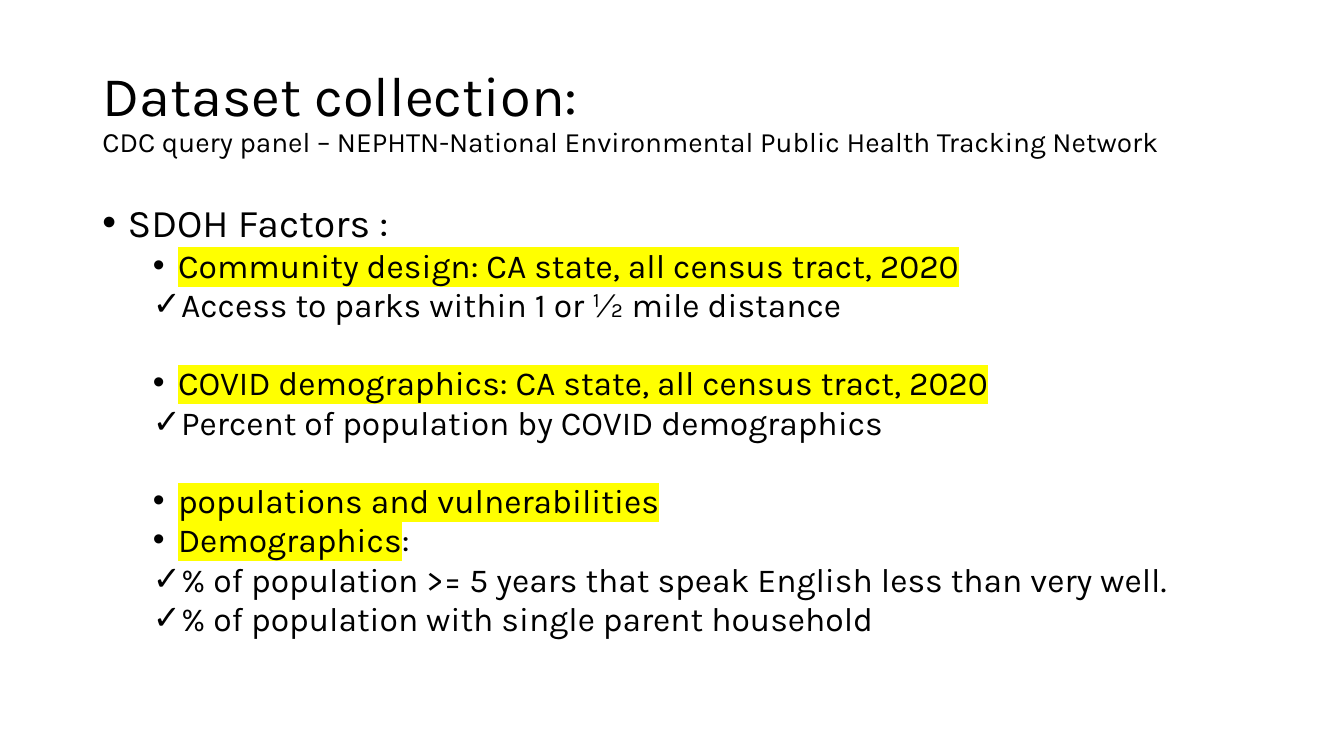
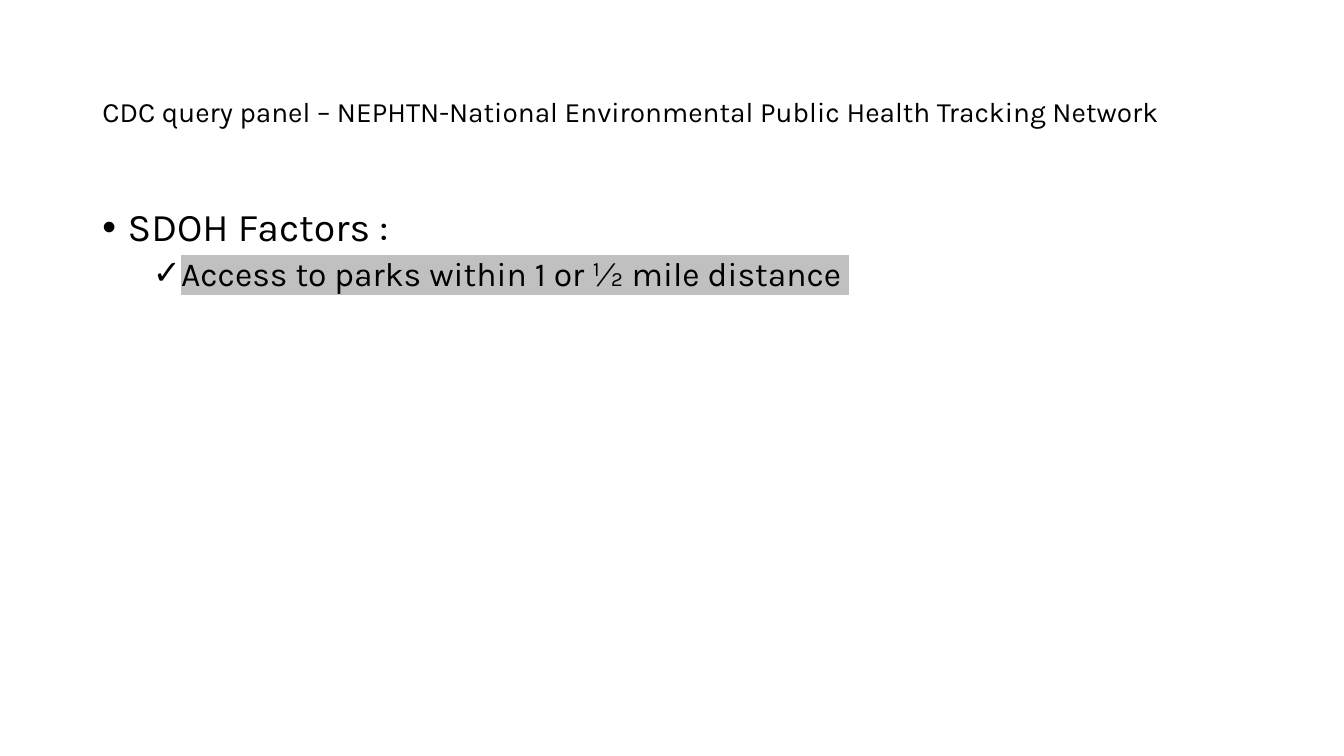
Before and after one commit to r-buch/social-covid, a slide deck: slide 4 of SDOH_Datasets.pptx (slide 5 before the commit). Drawn at 1344x756 pixels with LibreOffice and Linux fonts; fonts in the diff are those of the drawing. Boxes give left, top, right and bottom in pixels: in the first picture for what was removed or moved away, otherwise in the second. Text is boxed around its words. In the diff, an @@ line names an element or a change of style, - is before the commit and + after.

```diff
--- a/SDOH_Datasets.pptx
+++ b/SDOH_Datasets.pptx
@@ title at [102, 102, 1158, 129]: text changed @@
-Dataset collection:
-CDC query panel – NEPHTN-National Environmental Public Health Tracking Network
+CDC query panel – NEPHTN-National Environmental Public Health Tracking Network
@@ text "SDOH Factors :" at [128, 216, 842, 294]: highlight none to #C0C0C0 in "Access to parks within 1 or ½ ..."; line spacing 0.8 to 0.9 @@
@@ text at [178, 255, 959, 287]: paragraph removed @@
-  • Community design: CA state, all census tract, 2020
@@ text at [178, 372, 1166, 640]: paragraphs removed @@
-  • COVID demographics: CA state, all census tract, 2020
-  ✓ Percent of population by COVID demographics
-  • populations and vulnerabilities
-  • Demographics:
-  ✓ % of population >= 5 years that speak English less than very well.
-  ✓ % of population with single parent household
```
Also in this commit, not shown: 3 other slides changed, 2 slides added, 4 slides removed.
